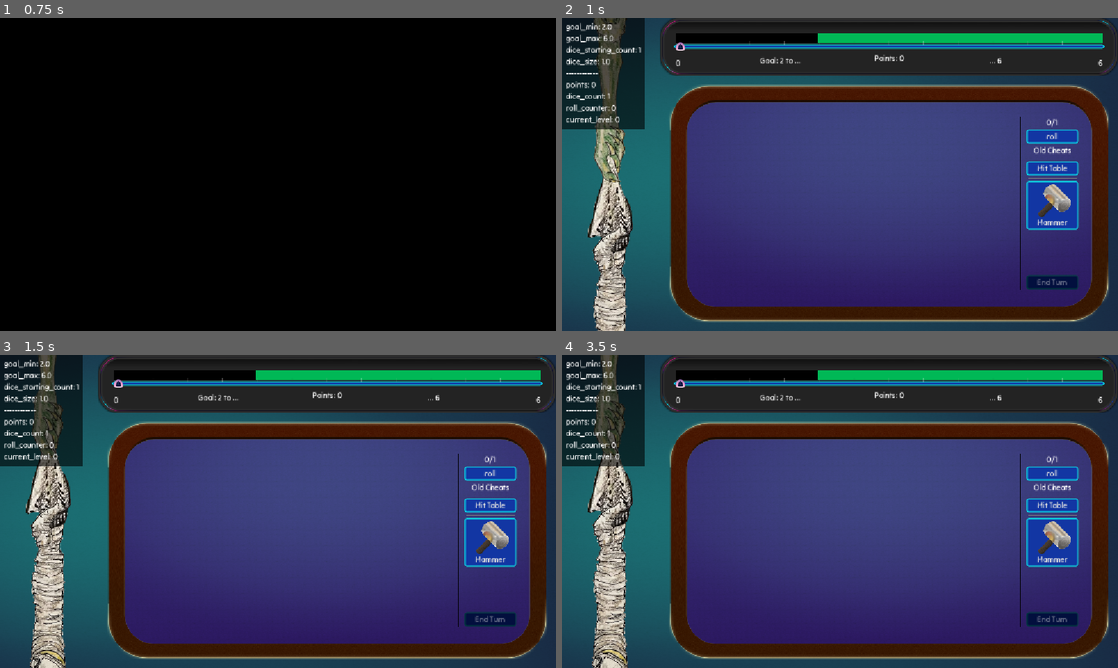
Above: before the commit, frames 1-4 (two rows, left to right).
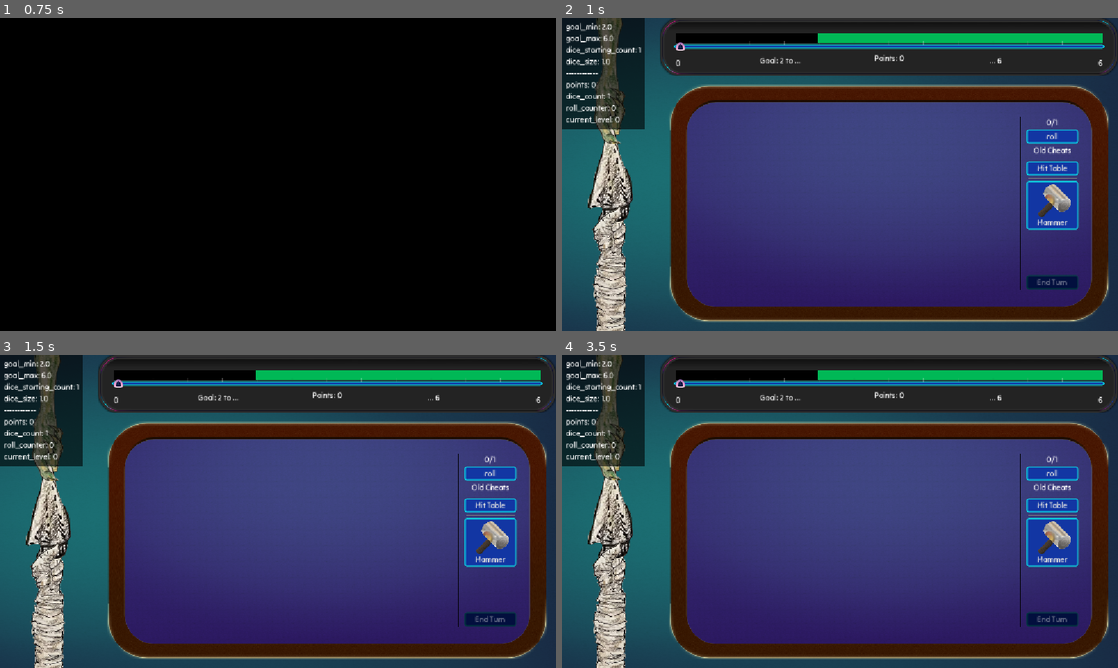
Above: after the commit, the same moments.

Repository: vhoyer/ludum_dare_60
Game: Godot game, scene res://stages/main_menu/main_menu.tscn
Same seed, same stepped clock (60 frames per second), same inputs: the game is played once before the commit and once after it.
Inputs (mouse positions are in pixels of both pictures, inside the frame that each line leads up to):
- Up to frame 1 (0.75 s): click "Start" at 0.5 s
- Up to frame 2 (1 s): no input
- Up to frame 3 (1.5 s): move the mouse to (400, 495) at 1.27 s; hold Right (ui_right) from 1.28 s (still down); tap K at 1.35 s; click (400, 495) at 1.42 s
- Up to frame 4 (3.5 s): move the mouse to (728, 527) at 2.02 s; release Right (ui_right) at 2.03 s; hold Down (ui_down) 2.03-2.78 s; tap K at 2.1, 2.85 s; move the mouse to (895, 442) at 2.77 s; hold Right (ui_right) from 2.78 s (still down)

Frame 1 is identical in both runs. In frame 2, 4.0% of the frame differs, in the area x 4-13%, y 0-100%; in frame 3, 4.0%; in frame 4, 4.1%.

Commit message:
🐛 Fix visual bugs with tug of war

Diff:
--- a/auto_loads/levels_manager/levels_manager.gd
+++ b/auto_loads/levels_manager/levels_manager.gd
@@ -45,3 +45,4 @@
 func _current_level_updated() -> void:
 	SaveManager.data.dice_count = current.dice_starting_count
 	SaveManager.data.roll_counter = 0
+	SaveManager.data.points = 0
--- a/components/game_tug_of_war/game_tug_of_war.tscn
+++ b/components/game_tug_of_war/game_tug_of_war.tscn
@@ -1,9 +1,9 @@
 [gd_scene format=3 uid="uid://cpsa1qlgdobpb"]
 
 [ext_resource type="Script" uid="uid://x1wl8tvths1v" path="res://components/game_tug_of_war/game_tug_of_war.gd" id="1_4rdbg"]
-[ext_resource type="Texture2D" uid="uid://da6vm36laa0x8" path="res://assets/alien/alien_04_thumb.png" id="3_4rdbg"]
+[ext_resource type="Texture2D" uid="uid://qc453ly5y8n5" path="res://assets/alien/alien_01_thumb.png" id="3_4rdbg"]
 [ext_resource type="Texture2D" uid="uid://dr233icuhbor5" path="res://assets/items/boombox.png" id="3_nohnp"]
-[ext_resource type="Texture2D" uid="uid://ru572e04la4u" path="res://assets/alien/alien_04_whole.png" id="4_nohnp"]
+[ext_resource type="Texture2D" uid="uid://cf1mnv1oc0n5n" path="res://assets/alien/alien_01_arm.png" id="4_nohnp"]
 [ext_resource type="Texture2D" uid="uid://c1uf2seeeqn3s" path="res://assets/player/astronaut_hand_upper.png" id="5_4rdbg"]
 [ext_resource type="Texture2D" uid="uid://ct8w7fkk7m3jr" path="res://assets/player/astronaut_hand_under.png" id="6_nohnp"]
 
@@ -17,6 +17,8 @@
 size_flags_horizontal = 0
 script = ExtResource("1_4rdbg")
 item_texture = ExtResource("3_nohnp")
+alien_over_texture = ExtResource("3_4rdbg")
+alien_under_texture = ExtResource("4_nohnp")
 _fill_margin = 190.0
 _jitter_range = 10.0
 
@@ -43,12 +45,12 @@
 anchor_right = 0.5
 anchor_bottom = 0.5
 offset_left = -100.0
-offset_top = -478.5
+offset_top = -542.5
 offset_right = 100.0
-offset_bottom = 478.5
+offset_bottom = 542.5
 grow_horizontal = 2
 grow_vertical = 2
-theme_override_constants/separation = -53
+theme_override_constants/separation = -35
 
 [node name="Enemy" type="MarginContainer" parent="Fill/Content" unique_id=1556819735]
 unique_name_in_owner = true
@@ -86,15 +88,19 @@
 
 [node name="PlayerOver" type="TextureRect" parent="Fill/Content/Player" unique_id=313077783]
 z_index = 10
+custom_minimum_size = Vector2(0, 563)
 layout_mode = 2
 size_flags_horizontal = 4
 texture = ExtResource("5_4rdbg")
+stretch_mode = 4
 
 [node name="PlayerUnder" type="TextureRect" parent="Fill/Content/Player" unique_id=1427720392]
 z_index = -10
+custom_minimum_size = Vector2(0, 563)
 layout_mode = 2
 size_flags_horizontal = 4
 texture = ExtResource("6_nohnp")
+stretch_mode = 4
 
 [node name="JitterScheduler" type="Timer" parent="." unique_id=429336002]
 unique_name_in_owner = true
--- a/stages/main/main.gd
+++ b/stages/main/main.gd
@@ -40,7 +40,10 @@
 	var labels_model:= rolls_label.text
 
 	SaveManager.data.watch(self, ['points', 'current_level'], func():
-		tug_of_war.value = SaveManager.data.points / LevelsManager.current.goal_min
+		if SaveManager.data.points == 0:
+			tug_of_war.value = 0.5
+		else:
+			tug_of_war.value = SaveManager.data.points / LevelsManager.current.goal_min
 
 		goal_gauge.set_points_goal_min_goal_max_default_min_max(
 			SaveManager.data.points,
